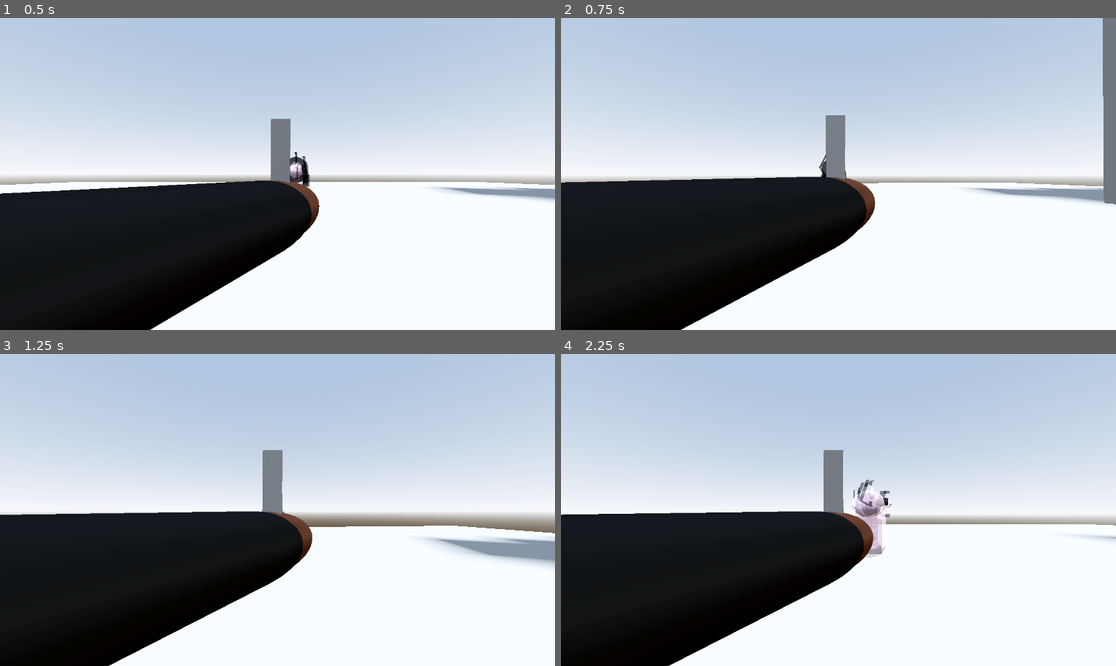
Above: before the commit, frames 1-4 (two rows, left to right).
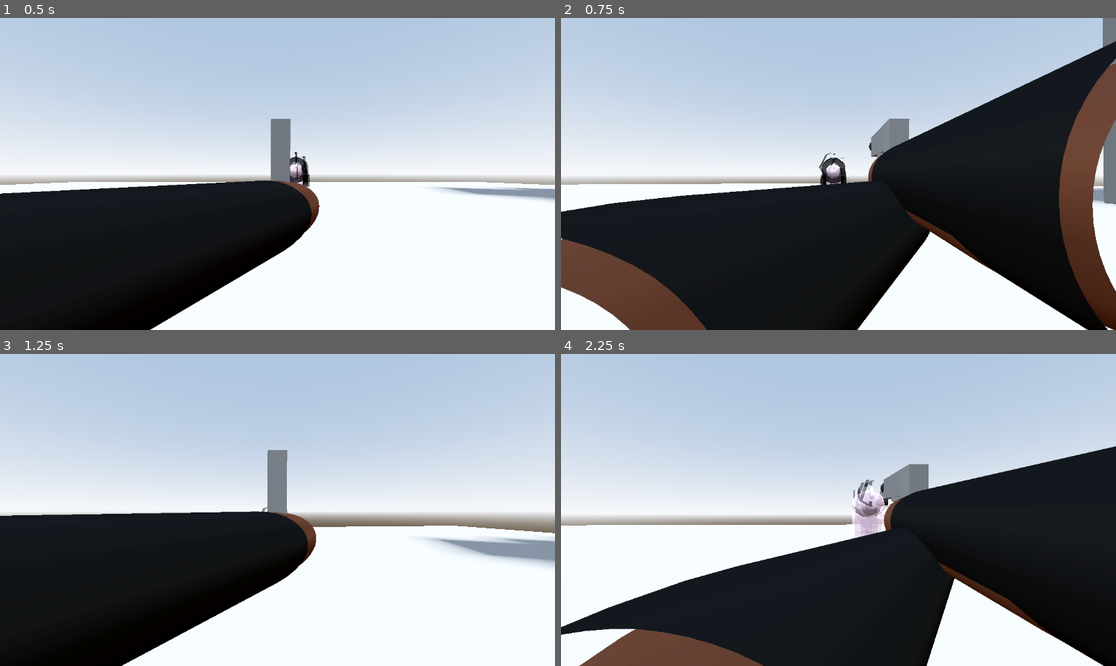
Above: after the commit, the same moments.

Repository: DylanFrenzy/The-Trials-and-Tribulations-of-Tim-Cheese
Game: Godot game, scene res://scenes/main.tscn
Same seed, same stepped clock (60 frames per second), same inputs: the game is played once before the commit and once after it.
Inputs (mouse positions are in pixels of both pictures, inside the frame that each line leads up to):
- Up to frame 1 (0.5 s): no input
- Up to frame 2 (0.75 s): move the mouse to (866, 174) at 0.52 s; hold W (move_forward) from 0.53 s (still down); click (866, 174) at 0.6 s
- Up to frame 3 (1.25 s): keep holding W (move_forward); tap Space (jump) at 0.77 s
- Up to frame 4 (2.25 s): keep holding W (move_forward); move the mouse to (810, 510) at 1.27 s; tap Shift at 1.35 s; tap Space (jump) at 1.52 s; move the mouse to (849, 503) at 2.02 s; click (849, 503) at 2.1 s

Frame 1 is identical in both runs. In frame 2, 39% of the frame differs, in the area x 0-100%, y 7-100%; in frame 3, 1.4%; in frame 4, 47%, in the area x 0-100%, y 29-100%.
Error before the commit: Attempt to call function 'sway' in base 'null instance' on a null instance. (res://scripts/new_character_body_3d.gd:23)

Commit message:
fixed null instance

Diff:
--- a/3d-project/assets/Arms.tscn
+++ b/3d-project/assets/Arms.tscn
@@ -5,7 +5,7 @@
 
 [sub_resource type="CapsuleMesh" id="CapsuleMesh_5dek4"]
 
-[node name="Node3D" type="Node3D"]
+[node name="Node3D2" type="Node3D"]
 
 [node name="CSGMesh3D" type="CSGMesh3D" parent="."]
 transform = Transform3D(0.00399109, -2.43386, 0, 0.994236, 0.00977008, 0, 0, 0, 1, 0, 0, 0)
--- a/3d-project/assets/John_Pork.tscn
+++ b/3d-project/assets/John_Pork.tscn
@@ -18,7 +18,7 @@
 [sub_resource type="CylinderShape3D" id="CylinderShape3D_2v0a3"]
 height = 2.4668
 
-[node name="Node3D" type="Node3D"]
+[node name="Node3D2" type="Node3D"]
 
 [node name="CharacterBody3D" type="CharacterBody3D" parent="."]
 transform = Transform3D(1, 0, 0, 0, 0.793619, 0, 0, 0, 1, 0, 0, 0)
--- a/3d-project/scripts/new_character_body_3d.gd
+++ b/3d-project/scripts/new_character_body_3d.gd
@@ -9,7 +9,7 @@
 
 @onready var camera := $Camera3D
 @onready var raycast := $Camera3D/RayCast3D
-@onready var GunCam = $CharacterBody3D/Camera3D/SubViewportContainer/SubViewport/GunCam
+@onready var GunCam = $Camera3D/SubViewportContainer/SubViewport/GunCam
 
 func _ready():
 	Input.set_mouse_mode(Input.MOUSE_MODE_CAPTURED)
